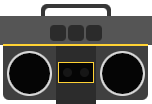
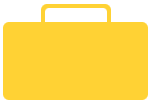
Layered file, before and after one edit (152×104). Changes by layer:
hid "Layer #6" over [50, 25, 102, 41]
hid "Layer #5" over [63, 68, 89, 77]
hid "Layer #4" over [59, 63, 93, 82]
hid "Layer #3" over [3, 46, 148, 96]
hid "Layer #2" over [0, 16, 152, 104]
removed layer "Layer" from group "Layer Group" over [3, 22, 148, 100]
moved "Layer #1" into group "Layer Group", painted on it over [3, 4, 148, 100]